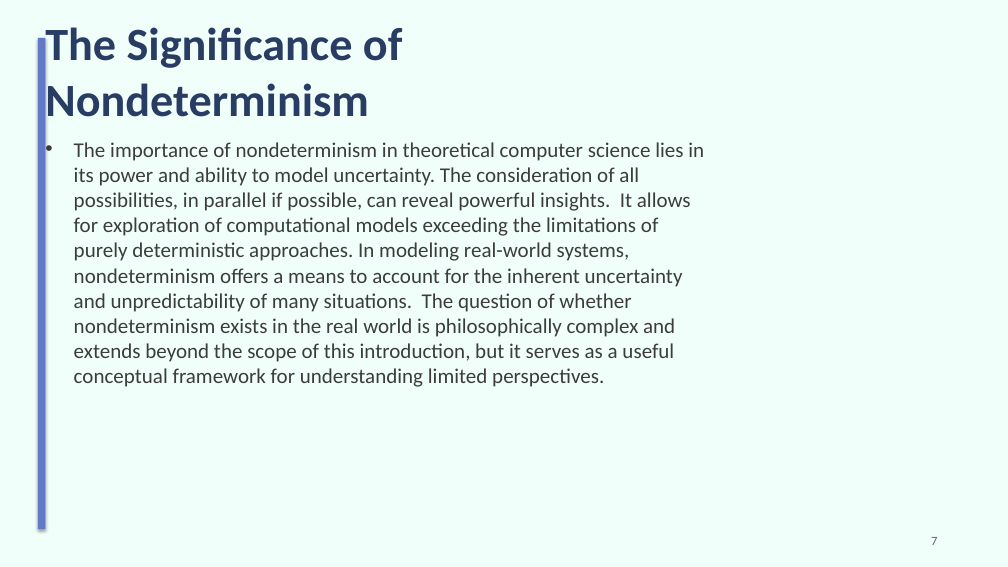
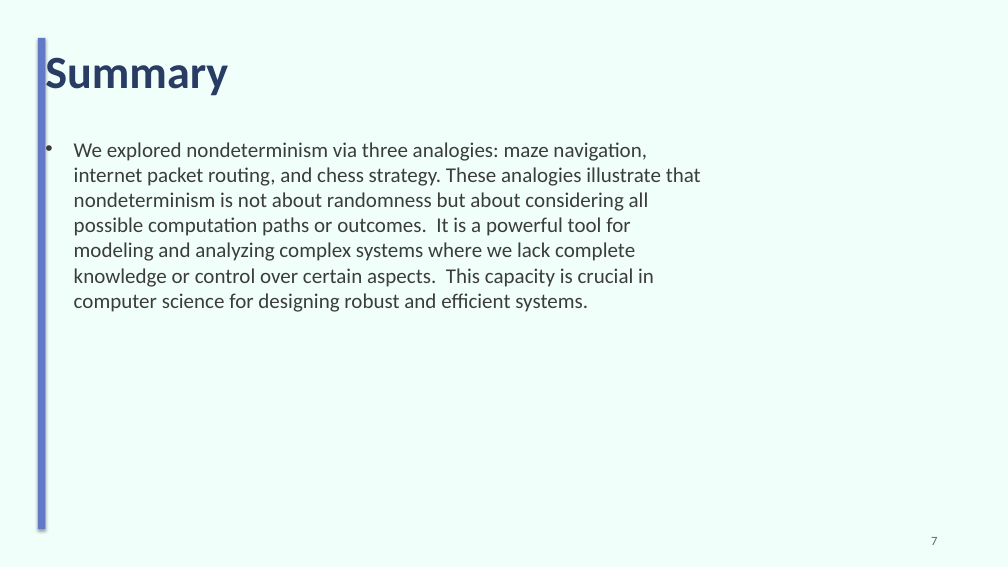
Before and after one commit to sanskarsri26/pdf-to-lecture, a slide deck: slide 7 of Styled_Slides.pptx. Drawn at 1008x567 pixels with LibreOffice and Linux fonts; fonts in the diff are those of the drawing. Boxes give left, top, right and bottom in pixels: in the first picture for what was removed or moved away, otherwise in the second. Text is boxed around its words. In the diff, an @@ line names an element or a change of style, - is before the commit and + after.

```diff
--- a/Styled_Slides.pptx
+++ b/Styled_Slides.pptx
@@ title at (x1=45, y1=49, x2=228, y2=99): text changed @@
-The Significance of Nondeterminism
+Summary
@@ text at (x1=74, y1=142, x2=701, y2=312): text changed @@
-• The importance of nondeterminism in theoretical computer science lies in its power and ability to model uncertainty. The consideration of all possibilities, in parallel if possible, can reveal powerful insights. It allows for exploration of computational models exceeding the limitations of purely deterministic approaches. In modeling real-world systems, nondeterminism offers a means to account for the inherent uncertainty and unpredictability of many situations. The question of whether nondeterminism exists in the real world is philosophically complex and extends beyond the scope of this introduction, but it serves as a useful conceptual framework for understanding limited perspectives.
+• We explored nondeterminism via three analogies: maze navigation, internet packet routing, and chess strategy. These analogies illustrate that nondeterminism is not about randomness but about considering all possible computation paths or outcomes. It is a powerful tool for modeling and analyzing complex systems where we lack complete knowledge or control over certain aspects. This capacity is crucial in computer science for designing robust and efficient systems.
```
Also in this commit, not shown: 7 other slides changed, 1 slide added, 1 slide removed, 6 other files.
